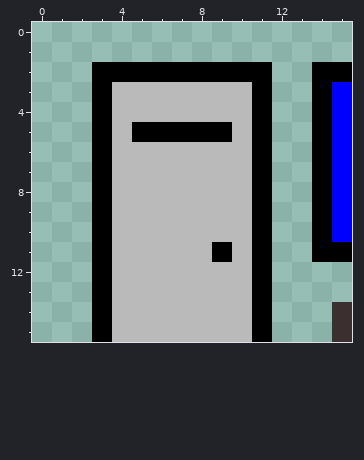
Pixel-art sprite, stored at data/images/original/comp_tl.png. That is the earlier state.
The file is 16x16 pixels. Colours within 5 levels of each other are drawn and written as one.
And afterwards:
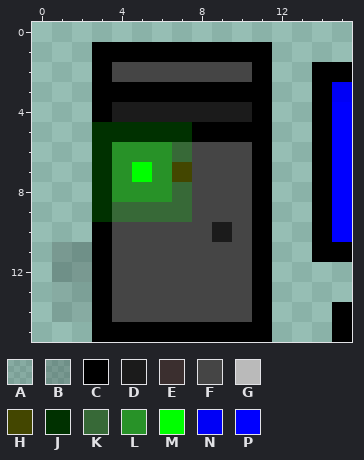
Palette (. is transparent): A #0000001a  B #00000031  C #000000  D #1b1b1b  E #3b2f2f  F #454545  G #bababa  H #434600  J #003100  K #376937  L #289228  M #00ff00  N #0000f6  P #0000ff
Change:
Changed rows in their new state; - is an unchanged pixel.
first column x 1:
 1 --CCCCCCCCC----
 2 ---FFFFFFF-----
 3 ---CCCCCCC----N
 4 ---DDDDDDD-----
 5 --JJJJJ--C-----
 6 --JLLLKFFF-----
 7 --JLMLHFFF-----
 8 --JLLLKFFF-----
 9 --JKKKKFFF-----
10 ---FFFFFDF-----
11 BB-FFFFFFF-----
12 BB-FFFFFFF-----
13 AA-FFFFFFF-----
14 AA-FFFFFFF----C
15 ---CCCCCCC----C
